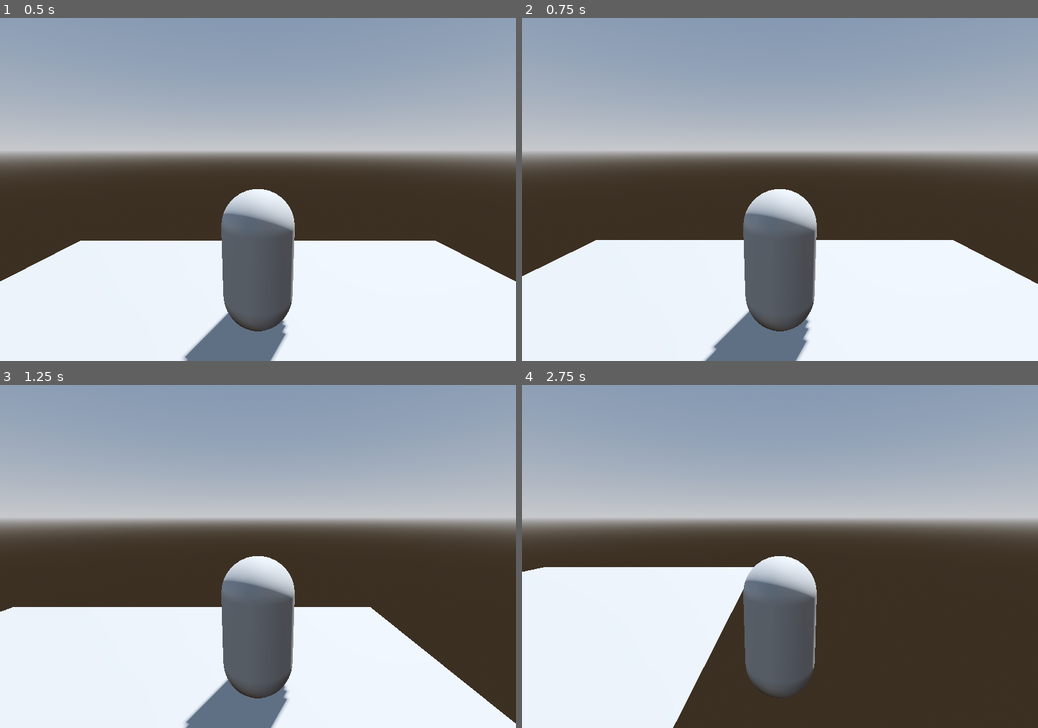
Above: before the commit, frames 1-4 (two rows, left to right).
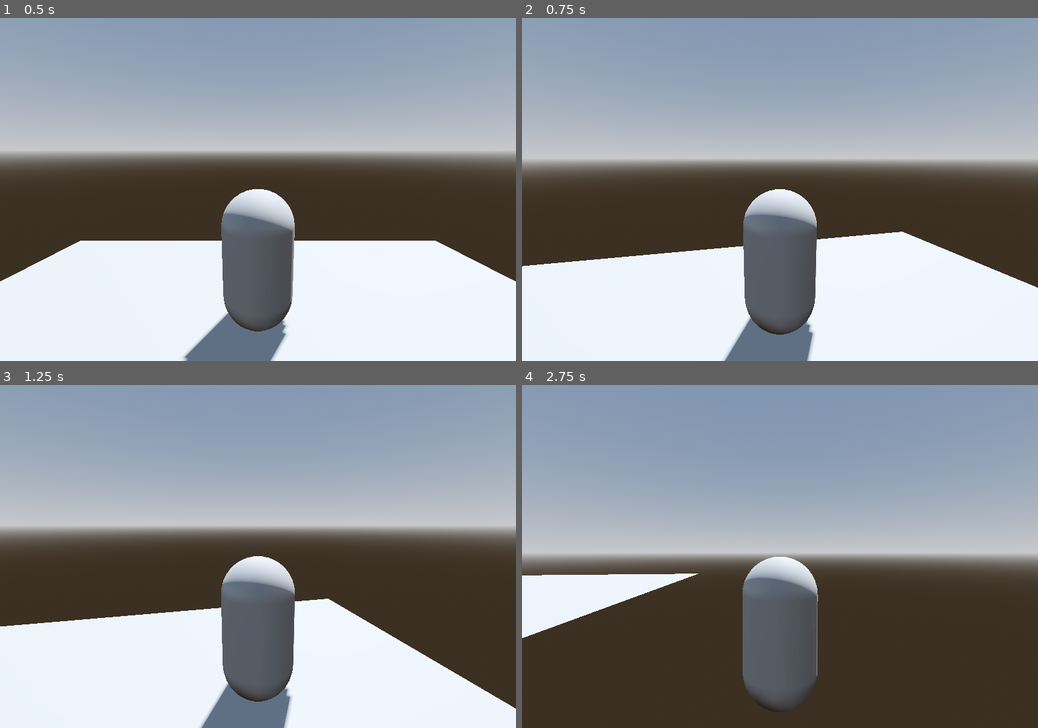
Above: after the commit, the same moments.

Repository: soup-store/project-kindling
Game: Godot game, scene res://Level.tscn
Same seed, same stepped clock (60 frames per second), same inputs: the game is played once before the commit and once after it. Before the commit the project has no main scene; this scene is started directly in both runs.
Inputs (mouse positions are in pixels of both pictures, inside the frame that each line leads up to):
- Up to frame 1 (0.5 s): no input
- Up to frame 2 (0.75 s): move the mouse to (893, 172) at 0.52 s; hold D (move_right) from 0.53 s (still down)
- Up to frame 3 (1.25 s): keep holding D (move_right)
- Up to frame 4 (2.75 s): move the mouse to (676, 573) at 1.27 s; release D (move_right) at 1.28 s; hold S (move_back) 1.28-2.03 s; move the mouse to (831, 481) at 2.02 s; hold D (move_right) from 2.03 s (still down)

Frame 1 is identical in both runs. In frame 2, 9.1% of the frame differs, in the area x 0-100%, y 39-100%; in frame 3, 9.0%; in frame 4, 34%, in the area x 0-100%, y 30-100%.

Commit message:
added mouse camera movement

Diff:
--- a/Player.gd
+++ b/Player.gd
@@ -1,15 +1,43 @@
 extends RigidBody3D
 
+var mouse_sensitivity := 0.001
+var twist_input := 0.0
+var pitch_input := 0.0
+
+@onready var twist_pivot := $TwistPivot
+@onready var pitch_pivot := $TwistPivot/PitchPivot
 
 # Called when the node enters the scene tree for the first time.
 func _ready():
-	pass # Replace with function body.
-
+	Input.set_mouse_mode(Input.MOUSE_MODE_CAPTURED)
 
 # Called every frame. 'delta' is the elapsed time since the previous frame.
 func _process(delta):
+	# DIRECTIONAL KEY MOVEMENT
 	var input := Vector3.ZERO
 	input.x = Input.get_axis("move_left", "move_right")
 	input.z = Input.get_axis("move_forward", "move_back")
 
-	apply_central_force(input * 1200 * delta)
+	apply_central_force(twist_pivot.basis * input * 1200 * delta)
+
+	# FREE MOUSE CURSOR
+	if Input.is_action_just_pressed("ui_cancel"):
+		Input.set_mouse_mode(Input.MOUSE_MODE_VISIBLE)
+
+	# CAMERA MOVEMENT
+	twist_pivot.rotate_y(twist_input)
+	pitch_pivot.rotate_x(pitch_input)
+	pitch_pivot.rotation.x = clamp(
+		pitch_pivot.rotation.x,
+		deg_to_rad(-30),
+		deg_to_rad(30)
+	)
+	twist_input = 0.0
+	pitch_input = 0.0
+
+# All unhandled input
+func _unhandled_input(event):
+	if event is InputEventMouseMotion:
+		if Input.get_mouse_mode() == Input.MOUSE_MODE_CAPTURED:
+			twist_input = - event.relative.x * mouse_sensitivity
+			pitch_input = - event.relative.y * mouse_sensitivity
--- a/project.godot
+++ b/project.godot
@@ -11,6 +11,7 @@
 [application]
 
 config/name="Project-kindling"
+run/main_scene="res://Level.tscn"
 config/features=PackedStringArray("4.1", "Forward Plus")
 config/icon="res://icon.svg"
 
